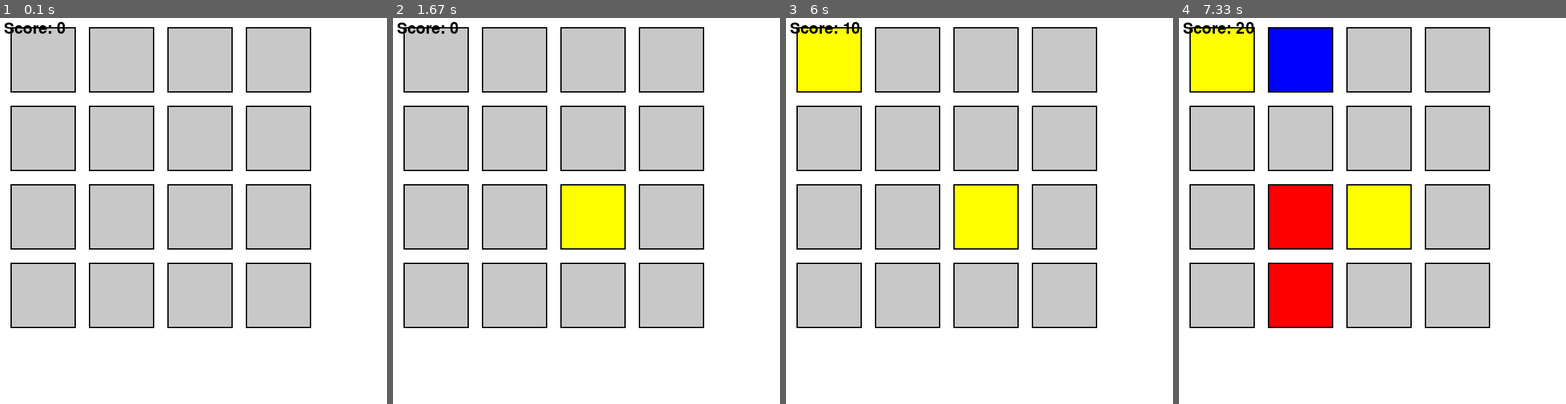
Above: before the commit, frames 1-4 (left to right).
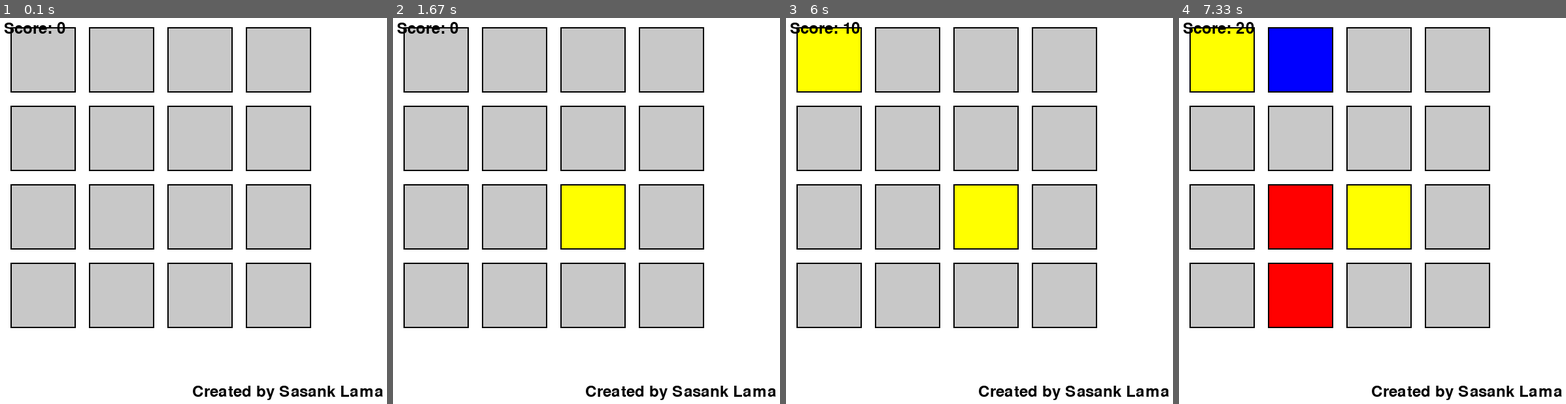
Above: after the commit, the same moments.

Repository: Sasank-5716/Pygames
Game: pygame game, started from Memorycard_game/memory_card_game.py
The game is run twice, just before and just after one commit, with the same random seed, the same clock (stepped at 60 frames per second) and the same inputs.
Inputs (mouse positions are in pixels of both pictures, inside the frame that each line leads up to):
- Up to frame 1 (0.1 s): no input
- Up to frame 2 (1.67 s): click (586, 211) at 0.38 s
- Up to frame 3 (6 s): click (859, 79) at 5.72 s
- Up to frame 4 (7.33 s): click (1279, 280) at 6.05 s; click (1298, 218) at 6.38 s; click (1298, 60) at 6.72 s

The runs differ from the first frame. In frame 1, 0.7% of the frame differs, in the area x 49-99%, y 95-99%; in frame 2, 0.7%; in frame 3, 0.7%; in frame 4, 0.7%.

Commit message:
Add logo

Diff:
--- a/Memorycard_game/memory_card_game.py
+++ b/Memorycard_game/memory_card_game.py
@@ -85,6 +85,7 @@
 
     # Check win condition
     if all(matched):
+        screen.fill(WHITE)
         win_text = font.render("You Win! Final Score: " + str(score), True, BLACK)
         screen.blit(win_text, (WIDTH//2 - 150, HEIGHT//2))
         pygame.display.flip()
@@ -117,5 +118,10 @@
     score_text = font.render(f"Score: {score}", True, BLACK)
     screen.blit(score_text, (10, 10))
 
+    logo_text = font.render("Created by Sasank Lama", True, BLACK)
+    text_rect = logo_text.get_rect()
+    text_rect.bottomright = (WIDTH - 10, HEIGHT - 10)
+    screen.blit(logo_text, text_rect)
+
     pygame.display.flip()
     clock.tick(60)
